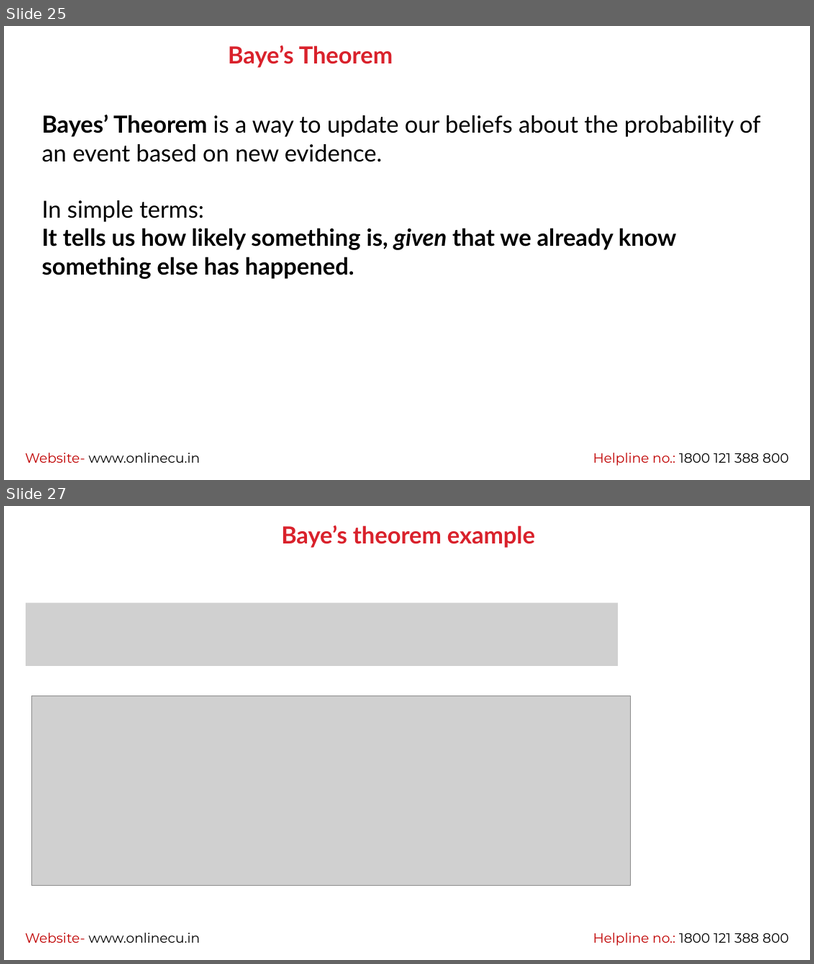
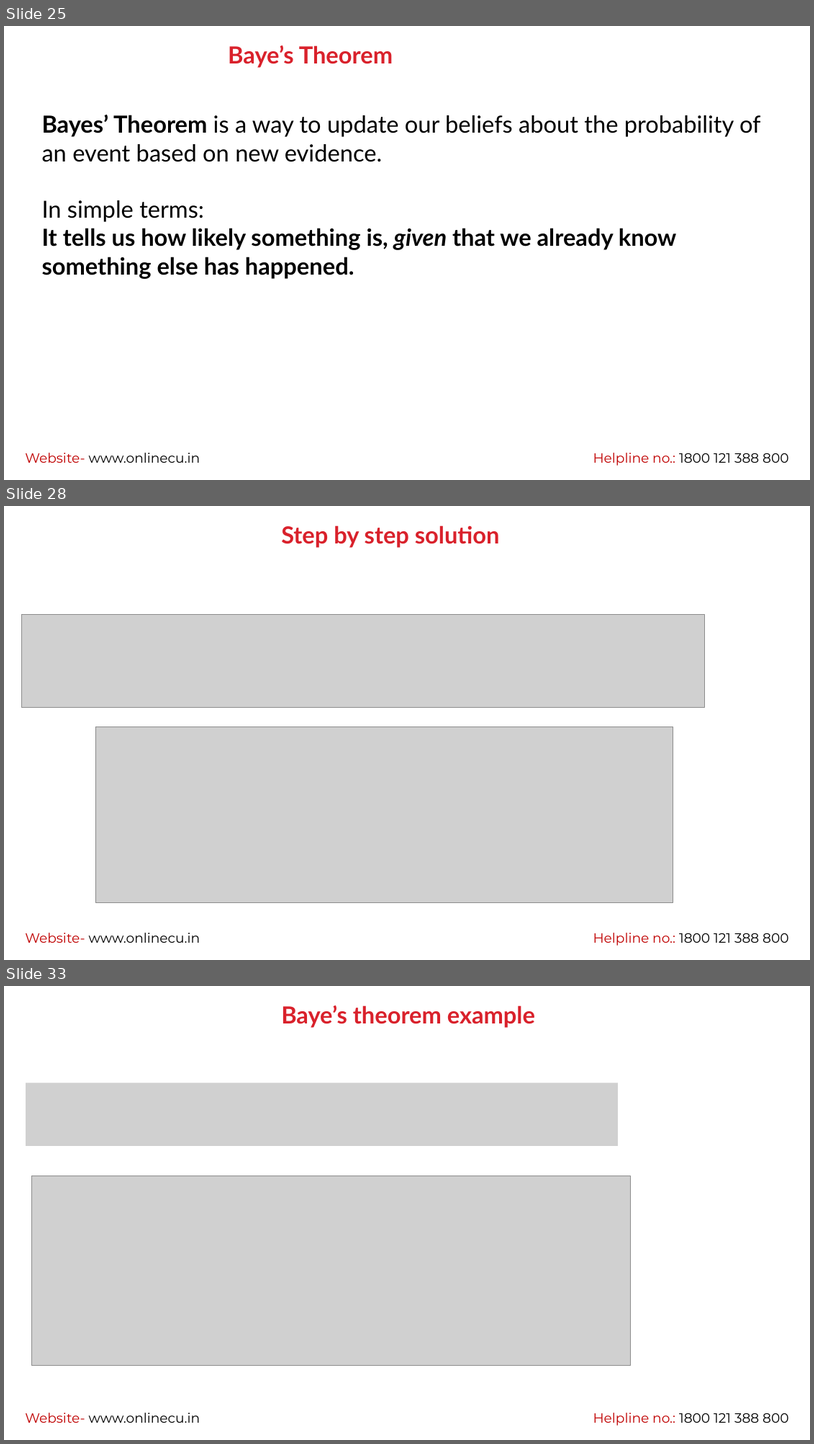
Before and after one commit to vikashkmd/CU-Feb-2026, a slide deck: Session 6 Probability Theory (1).pptx. Shown one above the other, each under a label of ours: slides 25 and 27 before the commit, slides 25, 28 and 33 after it; the slides between them are not shown. The pictures are 814x964 and 814x1444 pixels, drawn with LibreOffice and Linux fonts; fonts in the diff are those of the drawing; grey boxes stand for pictures; background and template pictures are left out. Boxes give left, top, right and bottom in pixels: in the first picture for what was removed or moved away, otherwise in the second. Text is boxed around its words. In the diff, an @@ line names an element or a change of style, - is before the commit and + after.

```diff
--- a/Session 6 Probability Theory (1).pptx
+++ b/Session 6 Probability Theory (1).pptx
@@ slide 28 added at (x1=4, y1=506, x2=810, y2=960), background picture (left out); not listed: 2 template elements that a slide beside it also shows @@
@@ text added at (x1=281, y1=525, x2=500, y2=548), 28 pt, text #D9212B, bold @@
+Step by step solution
@@ picture added at (x1=21, y1=614, x2=705, y2=707) @@
@@ picture added at (x1=95, y1=727, x2=674, y2=902) @@
@@ what was slide 27 is now slide 33 @@
```
Also in this commit, not shown: 6 slides changed, 6 other slides added, 1 slide removed.
